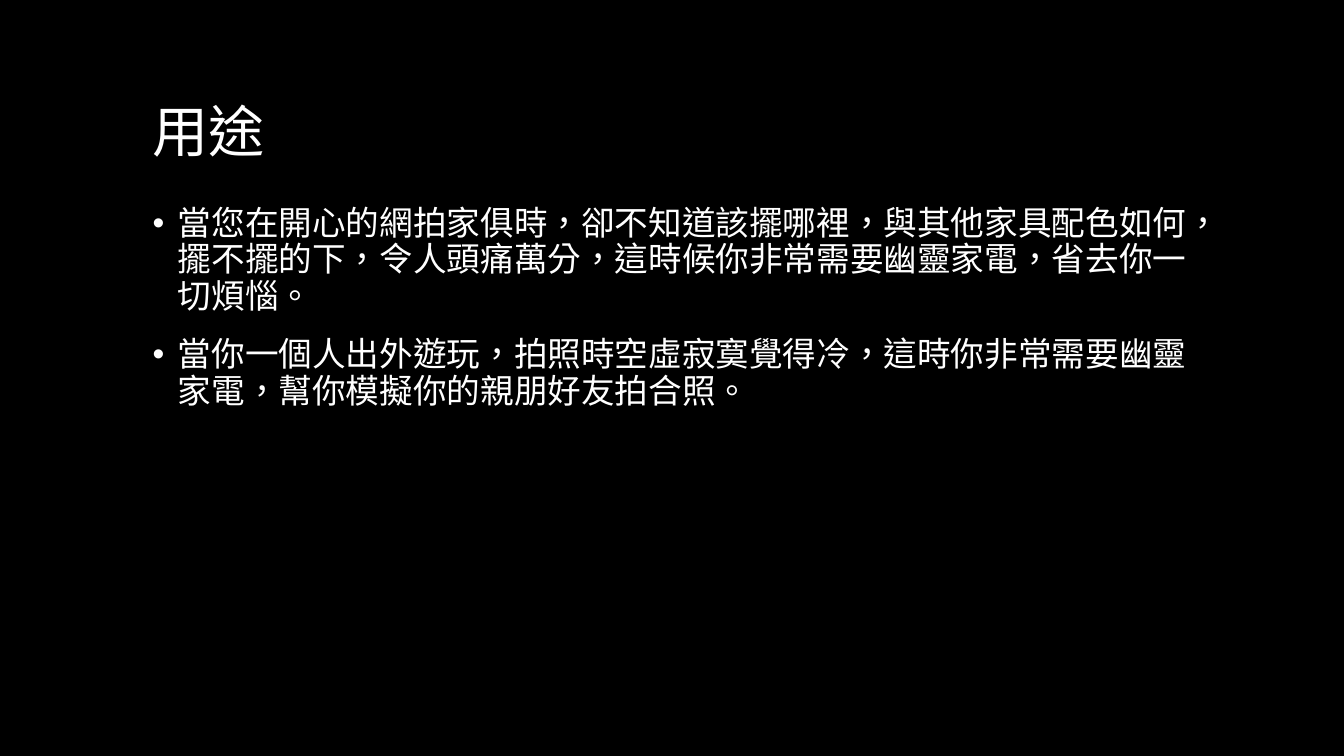
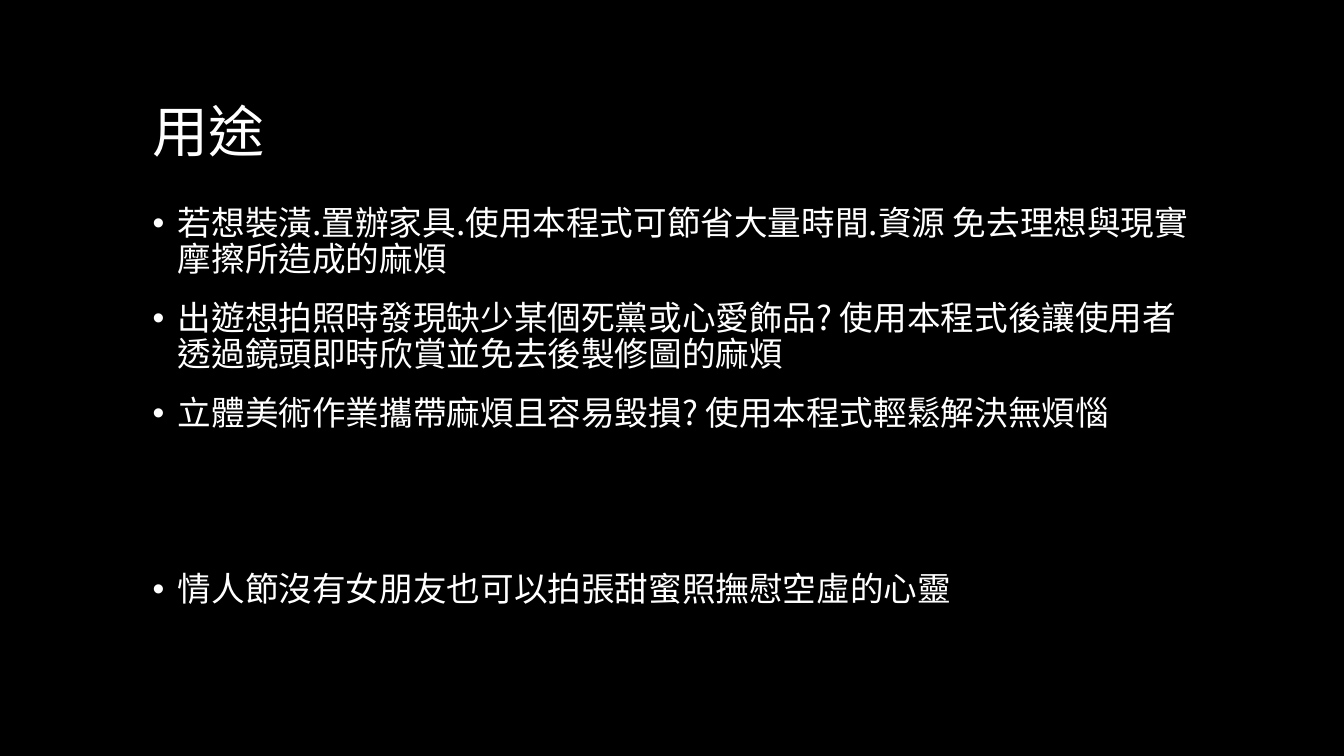
Before and after one commit to Heyyeyaaeyaaaeyaeyaa/baikaeshida, a slide deck: slide 3 of 專題的成長史/傢備封環(暫定).pptx. Drawn at 1344x756 pixels with LibreOffice and Linux fonts; fonts in the diff are those of the drawing; background and template pictures are left out. Boxes give left, top, right and bottom in pixels: in the first picture for what was removed or moved away, otherwise in the second. Text is boxed around its words. In the diff, an @@ line names an element or a change of style, - is before the commit and + after.

Commit message:
標題+簡介+用途 修改
可修正

```diff
--- a/專題的成長史/傢備封環(暫定).pptx
+++ b/專題的成長史/傢備封環(暫定).pptx
@@ text at [178,206,1188,604]: text changed @@
-• 當您在開心的網拍家俱時，卻不知道該擺哪裡，與其他家具配色如何，擺不擺的下，令人頭痛萬分，這時候你非常需要幽靈家電，省去你一切煩惱。
-• 當你一個人出外遊玩，拍照時空虛寂寞覺得冷，這時你非常需要幽靈家電，幫你模擬你的親朋好友拍合照。
+• 若想裝潢.置辦家具.使用本程式可節省大量時間.資源 免去理想與現實摩擦所造成的麻煩
+• 出遊想拍照時發現缺少某個死黨或心愛飾品? 使用本程式後讓使用者透過鏡頭即時欣賞並免去後製修圖的麻煩
+• 立體美術作業攜帶麻煩且容易毀損? 使用本程式輕鬆解決無煩惱
+• 情人節沒有女朋友也可以拍張甜蜜照撫慰空虛的心靈
```
Also in this commit, not shown: 2 other slides changed, 1 slide removed.
